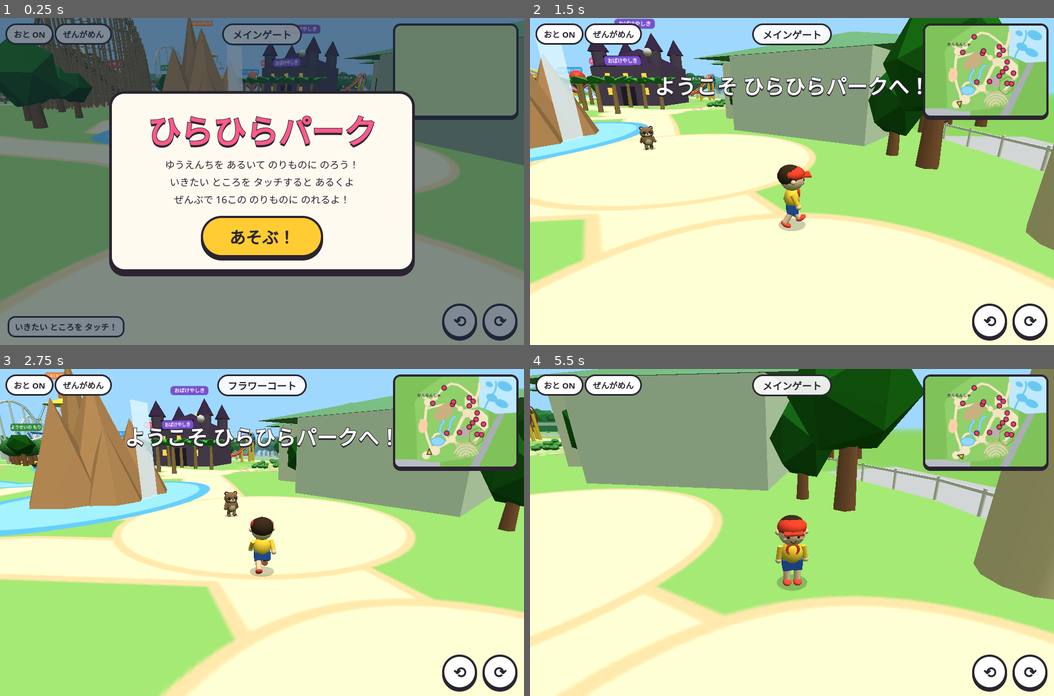
Above: before the commit, frames 1-4 (two rows, left to right).
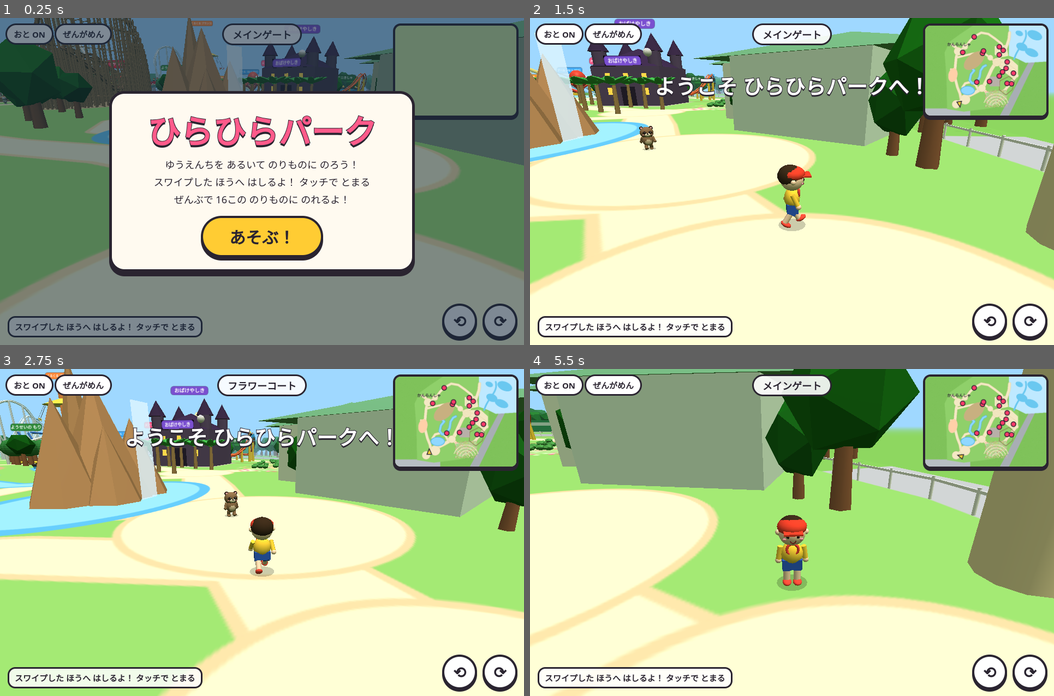
Above: after the commit, the same moments.

Repository: complerseinfo-png/game
Game: browser game, page park/index.html
Same seed, same stepped clock (60 frames per second), same inputs: the game is played once before the commit and once after it.
Inputs (mouse positions are in pixels of both pictures, inside the frame that each line leads up to):
- Up to frame 1 (0.25 s): no input
- Up to frame 2 (1.5 s): click "あそぶ！" at 0.27 s; hold Right from 1.03 s (still down); click (792, 214) at 1.07 s; tap Space at 1.1 s
- Up to frame 3 (2.75 s): release Right at 1.53 s; hold Down 1.58-1.85 s; tap Space at 1.6, 2.1, 2.6 s; click (157, 499) at 1.67 s; hold Left 1.9-2.47 s; click (366, 483) at 2.27 s; hold Up from 2.52 s (still down)
- Up to frame 4 (5.5 s): release Up at 2.82 s; click (870, 597) at 2.87 s; hold Right 2.87-3.53 s; tap Space every 0.5 s from 3.1 to 5.1 s; click (661, 614) at 3.47 s; hold Up 3.58-3.82 s; hold Left 3.87-4.3 s; click (792, 467) at 4.07 s; hold Down 4.35-4.68 s; click (949, 548) at 4.67 s; hold Right 4.73-5.23 s; click (634, 532) at 5.27 s; hold Down from 5.28 s (still down)

The runs differ from the first frame. In frame 1, 1.0% of the frame differs, in the area x 3-71%, y 48-98%; in frame 2, 2.4%; in frame 3, 2.4%; in frame 4, 7.1%, in the area x 0-100%, y 0-100%.

Commit message:
park: swipe to run 20m in that direction, tap to stop
Co-Authored-By: Claude Opus 5.5 <noreply@anthropic.com>
Claude-Session: https://claude.ai/code/session_013BDtbipzgeay626yBH3NvG

Diff:
--- a/park/index.html
+++ b/park/index.html
@@ -53,10 +53,10 @@
   <button id="act" hidden>のる！</button>
   <div id="ridebar" hidden><button class="rb" id="viewBtn">そとから みる</button><button class="rb" id="exitBtn">おりる</button></div>
   <div id="joy" hidden><div id="knob"></div></div>
-  <div id="hint">いきたい ところを タッチ！</div>
+  <div id="hint">スワイプした ほうへ はしるよ！ タッチで とまる</div>
   <div id="rot"><button class="rb" id="rotL" aria-label="ひだりに まわす">⟲</button><button class="rb" id="rotR" aria-label="みぎに まわす">⟳</button></div>
 </div>
-<div class="ov" id="title"><div class="card"><h1>ひらひらパーク</h1><p>ゆうえんちを あるいて のりものに のろう！</p><p>いきたい ところを タッチすると あるくよ</p><p>ぜんぶで 16この のりものに のれるよ！</p><button class="big" id="startBtn">あそぶ！</button></div></div>
+<div class="ov" id="title"><div class="card"><h1>ひらひらパーク</h1><p>ゆうえんちを あるいて のりものに のろう！</p><p>スワイプした ほうへ はしるよ！ タッチで とまる</p><p>ぜんぶで 16この のりものに のれるよ！</p><button class="big" id="startBtn">あそぶ！</button></div></div>
 <div id="loading">よみこみちゅう…</div>
 <script>
 (()=>{
@@ -657,17 +657,19 @@
 addEventListener('keydown',e=>{keys[e.code]=true});addEventListener('keyup',e=>{keys[e.code]=false});
 const go={id:null,target:null,stuck:0};const _ray=new THREE.Raycaster(),_gp=new THREE.Plane(new THREE.Vector3(0,1,0),0),_hit=new THREE.Vector3();
 const marker=mesh(new THREE.RingGeometry(0.5,0.8,24),new THREE.MeshBasicMaterial({color:0xffd23b,transparent:true,opacity:0.9,depthWrite:false}),0,0.06,0);marker.rotation.x=-Math.PI/2;marker.visible=false;
+function swipeRun(dx,dy){const fx=-Math.sin(camYaw),fz=-Math.cos(camYaw),rx=-fz,rz=fx;let wx=rx*dx+fx*(-dy),wz=rz*dx+fz*(-dy);const l=Math.hypot(wx,wz)||1;wx/=l;wz/=l;
+  go.target={x:B.x+wx*20,z:B.z+wz*20};go.stuck=0;marker.position.set(go.target.x,0.06,go.target.z);marker.visible=true;$('hint').hidden=true;go.swiped=true}
 function aimAt(e){_ray.setFromCamera({x:e.clientX/innerWidth*2-1,y:-(e.clientY/innerHeight)*2+1},camera);if(_ray.ray.in …(205 unchanged characters)…
 canvas.addEventListener('pointerdown',e=>{audio();
-  if(mode==='walk'){if(go.id===null){go.id=e.pointerId;aimAt(e)}}
+  if(mode==='walk'){if(go.id===null){go.id=e.pointerId;go.sx=e.clientX;go.sy=e.clientY;go.swiped=false}}
   else if(look.id===null){look.id=e.pointerId;look.lx=e.clientX;look.ly=e.clientY}
   canvas.setPointerCapture(e.pointerId)});
 canvas.addEventListener('pointermove',e=>{
-  if(e.pointerId===go.id&&mode==='walk'){aimAt(e)}
+  if(e.pointerId===go.id&&mode==='walk'){const dx=e.clientX-go.sx,dy=e.clientY-go.sy;if(Math.hypot(dx,dy)>30)swipeRun(dx,dy)}
   else if(e.pointerId===look.id){const dx=e.clientX-look.lx,dy=e.clientY-look.ly;look.lx=e.clientX;look.ly=e.clientY;
     if(mode==='walk'){camYaw-=dx*0.006;camPitch=clamp(camPitch+dy*0.004,0.08,1.1);camAuto=false;camAutoT=2}
     else{rideYaw-=dx*0.006;ridePitch=clamp(ridePitch-dy*0.005,-1.2,0.9)}}});
-function endPtr(e){if(e.pointerId===go.id)go.id=null;if(e.pointerId===look.id)look.id=null}
+function endPtr(e){if(e.pointerId===go.id){go.id=null;if(!go.swiped&&mode==='walk'){go.target=null;marker.visible=false}}if(e.pointerId===look.id)look.id=null}
 canvas.addEventListener('pointerup',endPtr);canvas.addEventListener('pointercancel',endPtr);
 let camAutoT=0,rotDir=0;
 for(const[id,d]of[['rotL',1],['rotR',-1]]){const b=$(id);b.addEventListener('pointerdown',e=>{e.preventDefault();rotDir=d});for(const ev of['pointerup','pointerleave','pointercancel'])b.addEventListener(ev,()=>{rotDir=0})}
@@ -763,7 +765,7 @@
   let m=Math.min(1,Math.hypot(mx,my));
   B.px=B.x;B.pz=B.z;let dx,dz;
   if(m>0.1){go.target=null;marker.visible=false;const fx=-Math.sin(camYaw),fz=-Math.cos(camYaw),rx=-fz,rz=fx;dx=fx*(-my)+rx*mx;dz=fz*(-my)+rz*mx}
-  else if(go.target){dx=go.target.x-B.x;dz=go.target.z-B.z;const d=Math.hypot(dx,dz);if(d<0.5){go.target=null;marker.visible=false;m=0}else m=Math.min(1,d/1.5+0.25)}
+  else if(go.target){dx=go.target.x-B.x;dz=go.target.z-B.z;const d=Math.hypot(dx,dz);if(d<0.5){go.target=null;marker.visible=false;m=0}else m=Math.min(1.15,d/1.5+0.25)}
   marker.scale.setScalar(1+Math.sin(t*6)*0.12);
   if(m>0.1){const dl=Math.hypot(dx,dz)||1;const sp=9*m;B.x+=dx/dl*sp*dt;B.z+=dz/dl*sp*dt;
     const want=Math.atan2(dx,dz);let d=want-B.head;while(d>Math.PI)d-=Math.PI*2;while(d<-Math.PI)d+=Math.PI*2;B.head+=d*Math.min(1,dt*10);B.v=m;
